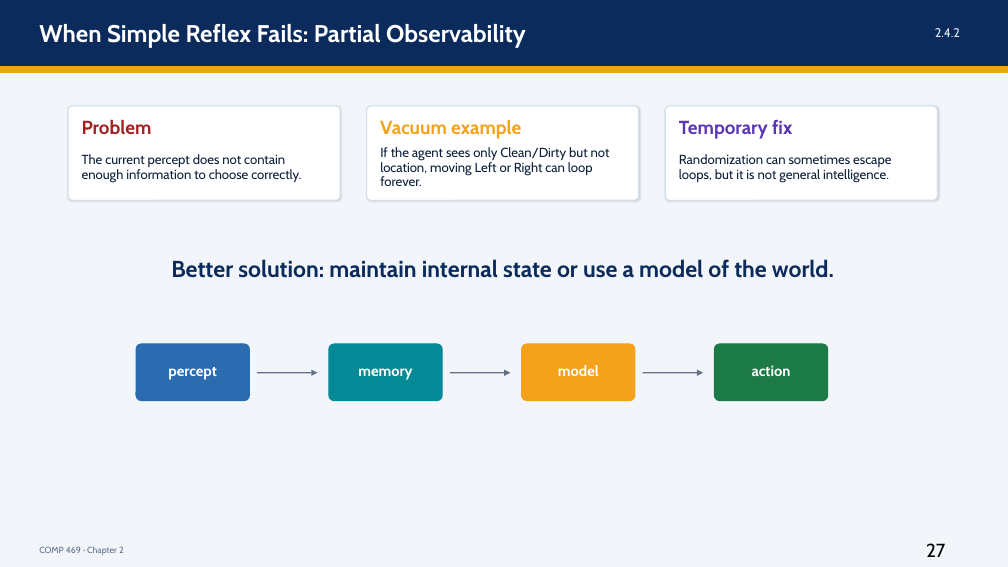
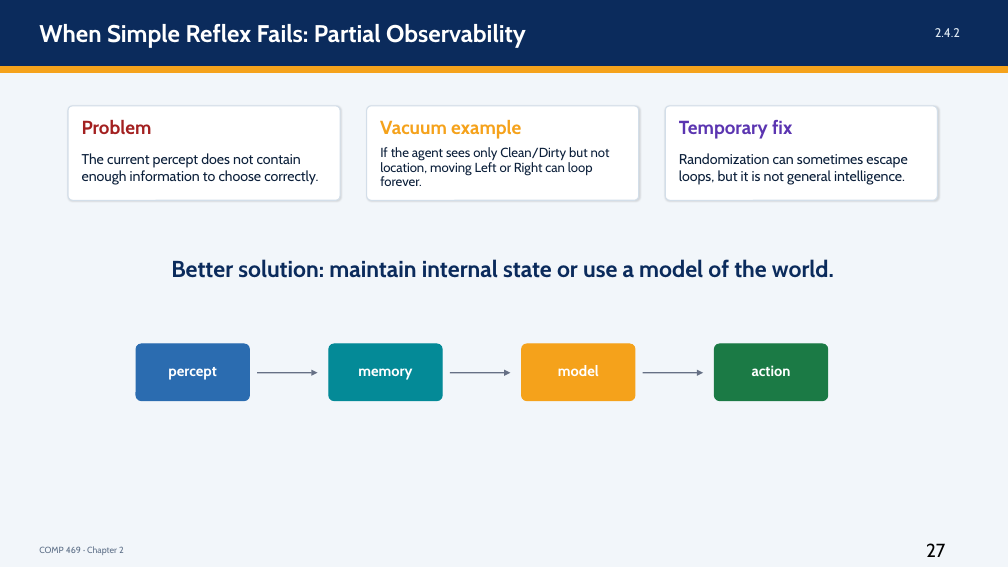
Before and after one commit to DrNatas/Comp_469, a slide deck: slide 33 of Fall 2026/L02 - Intelligent Agents/Chapter 2 - Intelligent Agents.pptx (slide 27 before the commit). Drawn at 1008x567 pixels with LibreOffice and Linux fonts; fonts in the diff are those of the drawing. Boxes give left, top, right and bottom in pixels: in the first picture for what was removed or moved away, otherwise in the second. Text is boxed around its words. In the diff, an @@ line names an element or a change of style, - is before the commit and + after.

```diff
--- a/Fall 2026/L02 - Intelligent Agents/Chapter 2 - Intelligent Agents.pptx
+++ b/Fall 2026/L02 - Intelligent Agents/Chapter 2 - Intelligent Agents.pptx
@@ text "The current percept does not ..." at (82,153,318,185): size 12.5 to 13.5 pt; line spacing 0.9 to 1 @@
@@ text "Randomization can sometimes escape loops, ..." at (679,153,907,185): size 12.5 to 13.5 pt; line spacing 0.9 to 1 @@
```
Also in this commit, not shown: 7 other slides changed, 6 slides added, 14 other files.
